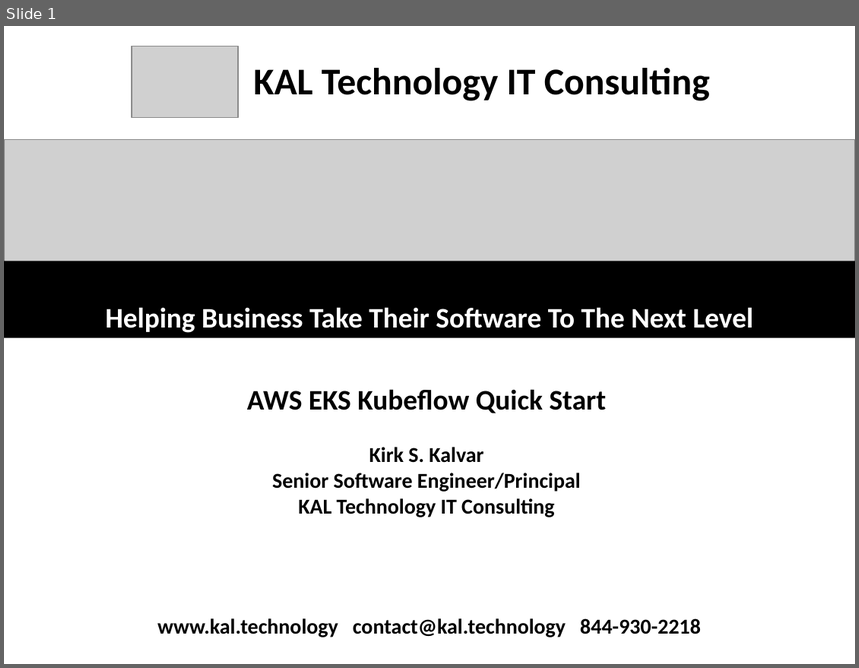
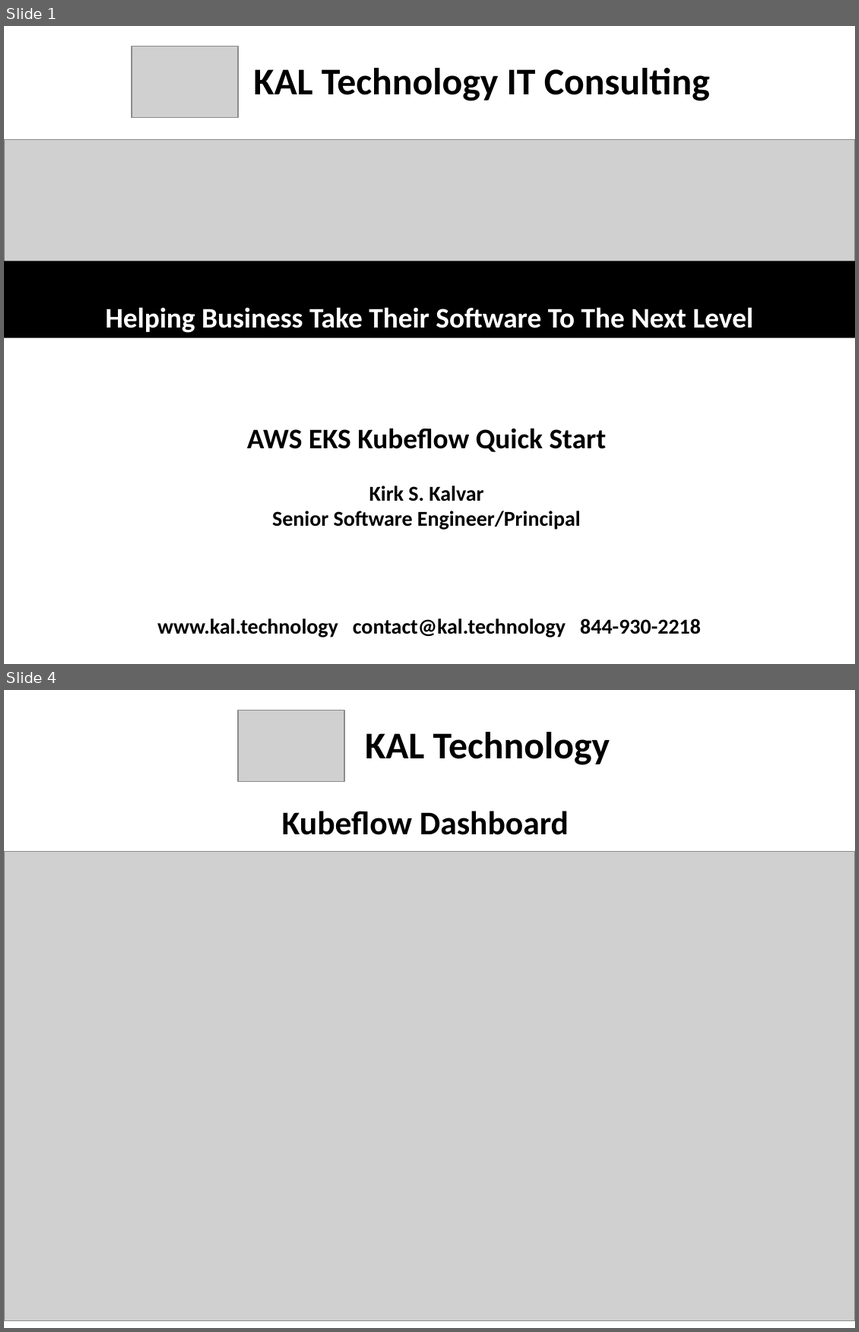
Before and after one commit to kskalvar/aws-eks-kubeflow-quickstart, a slide deck: slides/AWS EKS Kubeflow Quickstart.pptx. Shown one above the other, each under a label of ours: slide 1 before the commit, slides 1 and 4 after it; the slides between them are not shown. The pictures are 859x668 and 859x1332 pixels, drawn with LibreOffice and Linux fonts; fonts in the diff are those of the drawing; grey boxes stand for pictures. Boxes give left, top, right and bottom in pixels: in the first picture for what was removed or moved away, otherwise in the second. Text is boxed around its words. In the diff, an @@ line names an element or a change of style, - is before the commit and + after.

```diff
--- a/slides/AWS EKS Kubeflow Quickstart.pptx
+++ b/slides/AWS EKS Kubeflow Quickstart.pptx
@@ slide 4 added at (4,690,855,1328), background #FFFFFF @@
@@ picture added at (238,711,344,781) @@
@@ text added at (365,732,610,765), 32 pt, text #000000, bold @@
+KAL Technology
@@ text added at (282,811,569,835), 28 pt, text #000000, bold @@
+Kubeflow Dashboard
@@ picture added at (4,852,855,1322) @@
@@ slide 1 changed as well @@
@@ text "AWS EKS Kubeflow Quick Start": place and size @@
-text "AWS EKS Kubeflow Quick Start" at (247,389,607,518)
+text "AWS EKS Kubeflow Quick Start" at (247,428,607,530)
@@ text at (298,499,555,518): paragraph removed @@
-KAL Technology IT Consulting
```
Also in this commit, not shown: 2 other slides changed, 3 other slides added.
